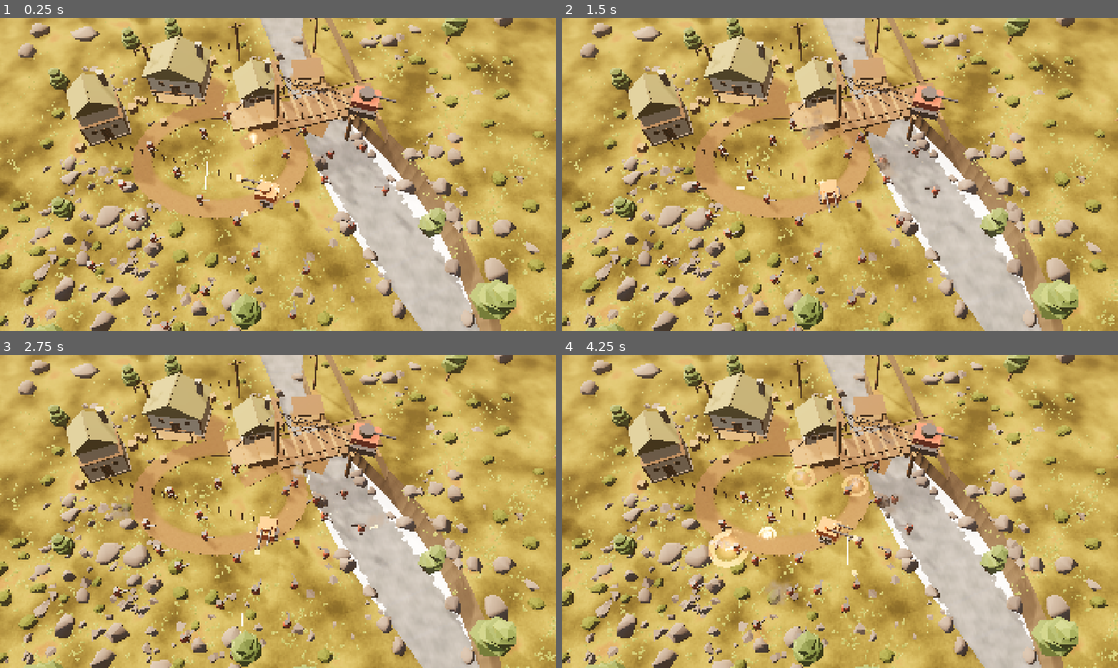
Above: before the commit, frames 1-4 (two rows, left to right).
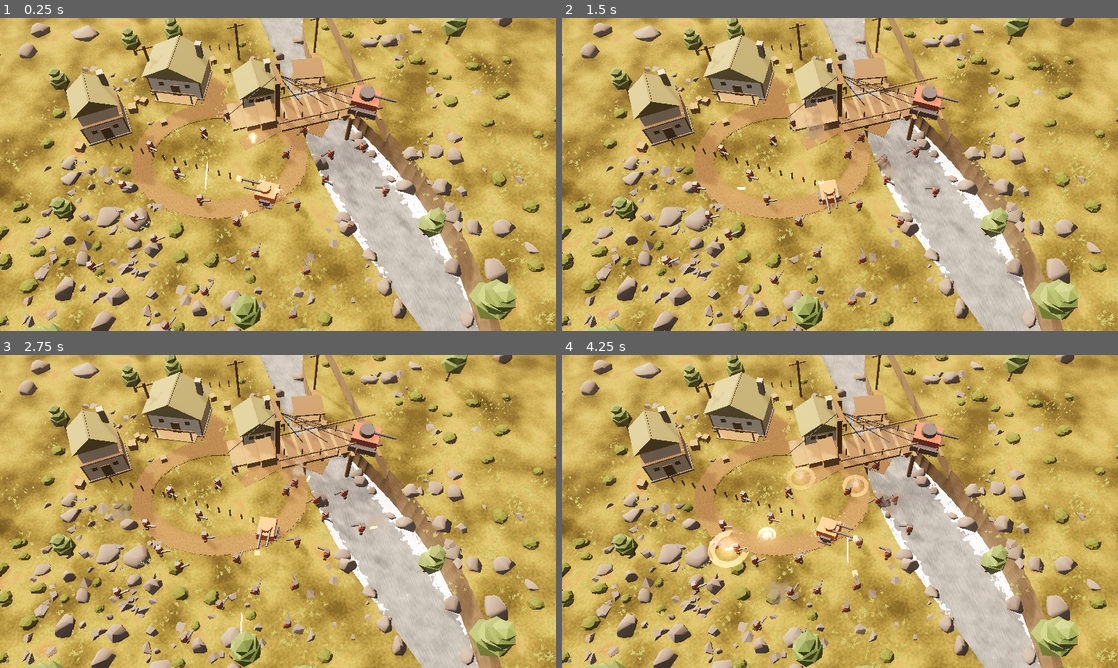
Above: after the commit, the same moments.

Repository: Autinhorse/Survivors
Game: Godot game, scene res://scenes/VisualBenchmark.tscn
Two runs of this game, one before a commit and one after it. Both use one fixed random seed, a clock stepped at 60 frames per second and the inputs below.
Inputs:
- Up to frame 1 (0.25 s): no input
- Up to frame 2 (1.5 s): no input
- Up to frame 3 (2.75 s): no input
- Up to frame 4 (4.25 s): no input

The runs differ from the first frame. In frame 1, 7.1% of the frame differs, in the area x 0-100%, y 0-100%; in frame 2, 7.0%; in frame 3, 7.1%; in frame 4, 7.2%.

Commit message:
锁定可见范围：左右黑边 + 由相机推导的屏幕外生成半径
人工指出：吸血鬼幸存者在带鱼屏上是加黑边的，而且真正的约束是
"敌人必须在屏幕外生成" —— 可见范围随分辨率变化的话，
要么按屏幕决定生成位置（不同分辨率玩到不同的游戏），
要么按最宽屏幕统一生成（窄屏玩家白等敌人走进来）。判断正确。

project.godot: stretch/mode="viewport" + stretch/aspect="keep"。
mode 必须是 viewport 才能让 3D 一起走拉伸系统（canvas_items 只管 2D）。
实测三种窗口形状（16:9 / 2.37:1 / 1:1）渲染出的世界完全一致，
平均像素差 1.8（仅来自水面与 VFX 动画）。

连带收益：屏幕外生成半径成为固定世界常量，由相机参数推导
（gen_greybox.py 的 spawn_radius()）：
  近边 ±27.2 m @ z=+18.1，远边 ±41.6 m @ z=-26.5
  决定半径的是远端的角（49.4 m），不是画面宽度的一半（32.9 m）
  留 10% 余量 -> 54.3 m
透视让远边比近边宽得多，凭直觉取"画面宽度一半"会让敌人在画面上半部凭空出现。

后果需要说明：M4/M5 的绝对数字是在 spawn_radius=30 下测的，
即敌人有一部分在屏幕内生成。改为 54.3 m 后 node 架构在 1000 敌人时
draw call 从 5113 降到 1274（大部分敌人真的在屏幕外了）。
架构对比仍然成立（两边测法相同），但绝对值需按出货配置重测。

GameplayCameraPolicy 保留为兜底：拉伸系统已把视口锁在基准宽高比，
该脚本此时不生效；若有人改成 aspect=expand 它仍会防止带鱼屏白送视野。

Co-Authored-By: Claude Opus 5 (1M context) <noreply@anthropic.com>

Diff:
--- /dev/null
+++ b/benchmark/results/crowd_2026-08-21_11-18-17.csv
@@ -0,0 +1,3 @@
+timestamp,hardware,renderer,preset,architecture,enemy_count,alive_avg,projectile_count,explosion_rate,shadow_mode,move_speed,frozen,fps_avg,fps_1pct_low,frame_ms_avg,frame_ms_1pct_low,cpu_render_ms,gpu_render_ms,process_ms,draw_calls,primitives,tri_per_unit,nodes
+2026-08-21T11:18:25,NVIDIA GeForce RTX 5080 Laptop GPU,mobile,default,node,1000,985.0,0,0,B,1.60,0,207.8,161.4,4.811,6.196,0.524,0.414,6.365,1274,304386,288,6648
+2026-08-21T11:18:33,NVIDIA GeForce RTX 5080 Laptop GPU,mobile,default,mm-merged,1000,985.1,0,0,B,1.60,0,866.9,685.4,1.153,1.459,0.161,0.419,1.774,325,537071,288,648
--- a/project.godot
+++ b/project.godot
@@ -20,7 +20,14 @@
 
 window/size/viewport_width=1920
 window/size/viewport_height=1080
-window/stretch/mode="canvas_items"
+; 固定可见范围 + 左右黑边（pillarbox）。
+; 理由不是画面而是玩法：敌人必须在屏幕外生成。可见范围随分辨率变化的话，
+; 要么按屏幕决定生成位置（不同分辨率玩到不同的游戏），
+; 要么按最宽屏幕统一生成（窄屏玩家白等敌人走进来）。
+; 吸血鬼幸存者在 21:9 上也是这么做的。
+; mode=viewport 会让 3D 也一起走拉伸系统（canvas_items 只管 2D，3D 仍会铺满窗口）。
+window/stretch/mode="viewport"
+window/stretch/aspect="keep"
 
 [rendering]
 
--- a/scenes/PerformanceBenchmark.tscn
+++ b/scenes/PerformanceBenchmark.tscn
@@ -2235,7 +2235,7 @@
 script = ExtResource("ext_15_EnemyCrowd")
 target_path = NodePath("../Player")
 count = 0
-spawn_radius = 30.0
+spawn_radius = 54.3
 move_speed = 1.6
 stop_radius = 6.0
 churn_per_sec = 10.0
@@ -2246,7 +2246,7 @@
 target_path = NodePath("../Player")
 variant = "merged"
 count = 0
-spawn_radius = 30.0
+spawn_radius = 54.3
 move_speed = 1.6
 stop_radius = 6.0
 churn_per_sec = 10.0
Not shown, changed: docs/GODOT_3D_可行性验证需求.md
Not shown, changed: tools/gen_greybox.py
